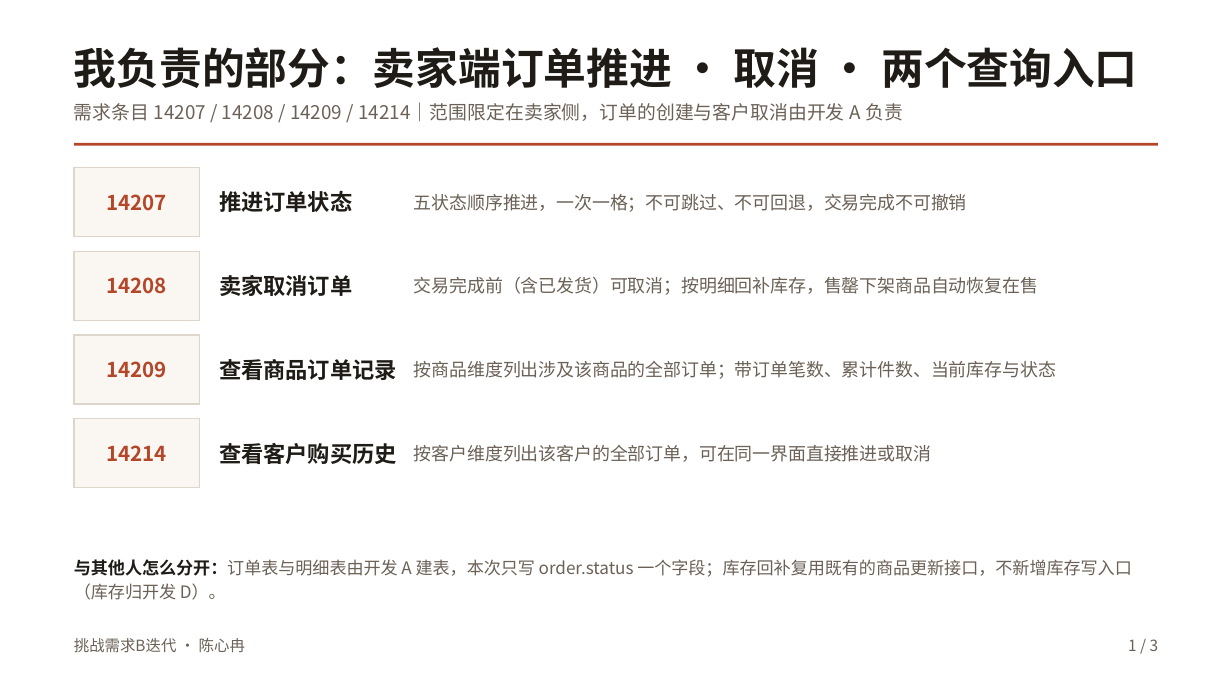
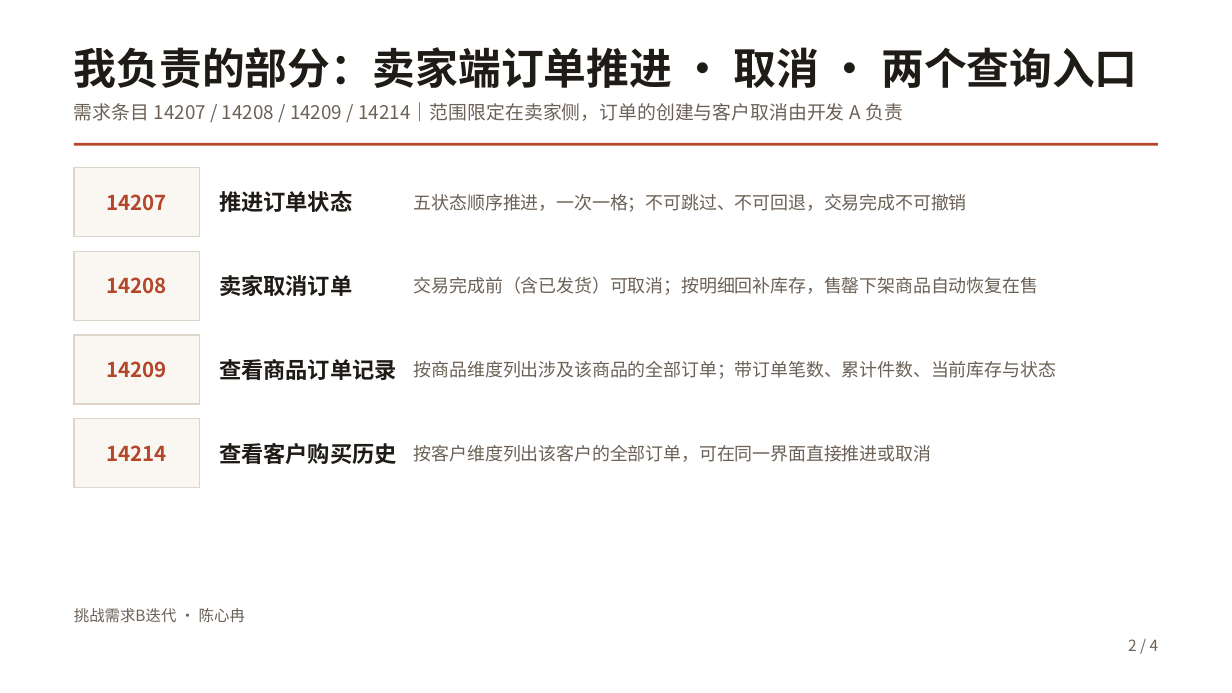
Before and after one commit to hds556/se-course-project, a slide deck: slide 6 of 成果物/第二组第四次阶段性评审报告.pptx (slide 7 before the commit). Drawn at 1232x693 pixels with LibreOffice and Linux fonts; fonts in the diff are those of the drawing. Boxes give left, top, right and bottom in pixels: in the first picture for what was removed or moved away, otherwise in the second. Text is boxed around its words. In the diff, an @@ line names an element or a change of style, - is before the commit and + after.

Commit message:
成果物: 更新第四次阶段性评审报告并补充汇报PPT副本

```diff
--- a/成果物/第二组第四次阶段性评审报告.pptx
+++ b/成果物/第二组第四次阶段性评审报告.pptx
@@ text removed at [74, 559, 1132, 600] @@
-与其他人怎么分开：订单表与明细表由开发 A 建表，本次只写 order.status 一个字段；库存回补复用既有的商品更新接口，不新增库存写入口（库存归开发 D）。
@@ text "挑战需求B迭代 · 陈心冉": place and size @@
-text "挑战需求B迭代 · 陈心冉" at [74, 638, 245, 653]
+text "挑战需求B迭代 · 陈心冉" at [74, 608, 245, 623]
@@ text at [1128, 639, 1159, 651]: text changed @@
-1 / 3
+2 / 4
```
Also in this commit, not shown: 5 other slides changed, 11 slides added, 5 slides removed, 1 other file.
